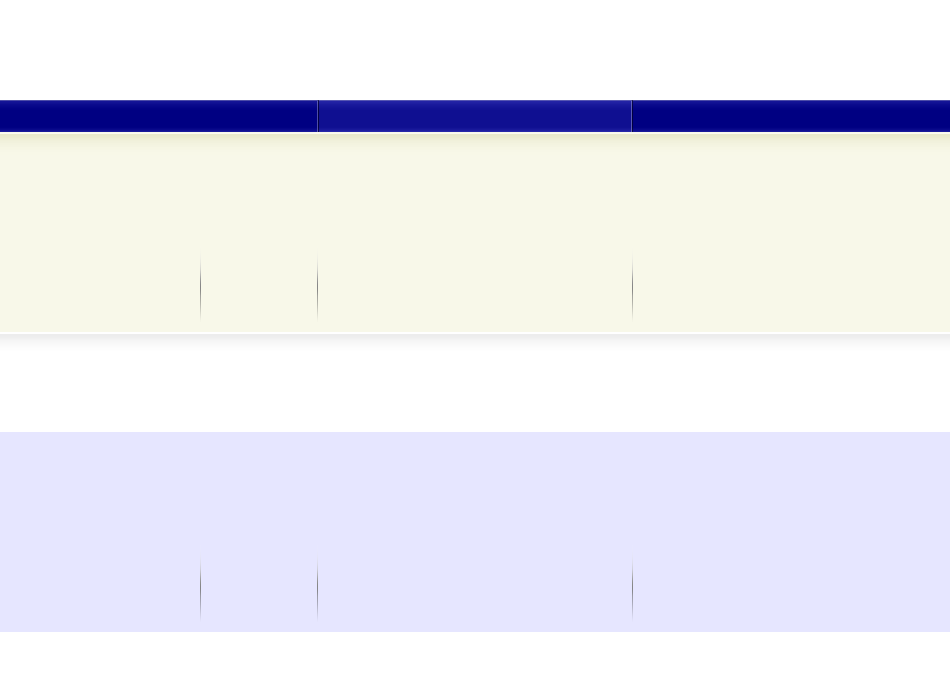
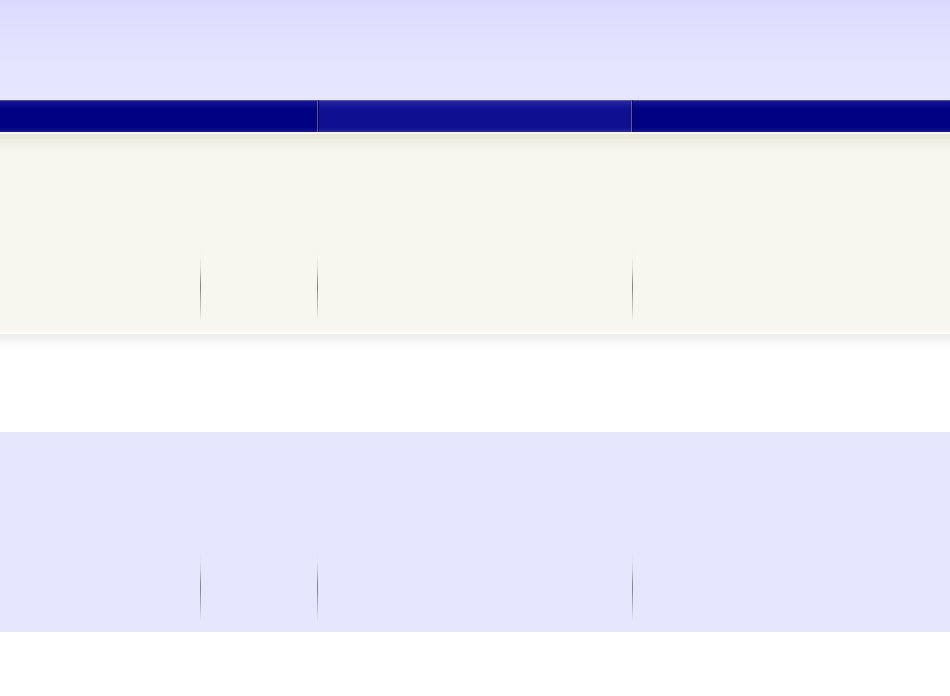
Before/after of a 950 x 696 layered artwork. What changed in the layer stack:
painted on "header" over (0, 0, 950, 100)
painted on "header widgets" over (0, 132, 950, 232)
painted on "header boxes" over (0, 232, 950, 332)
